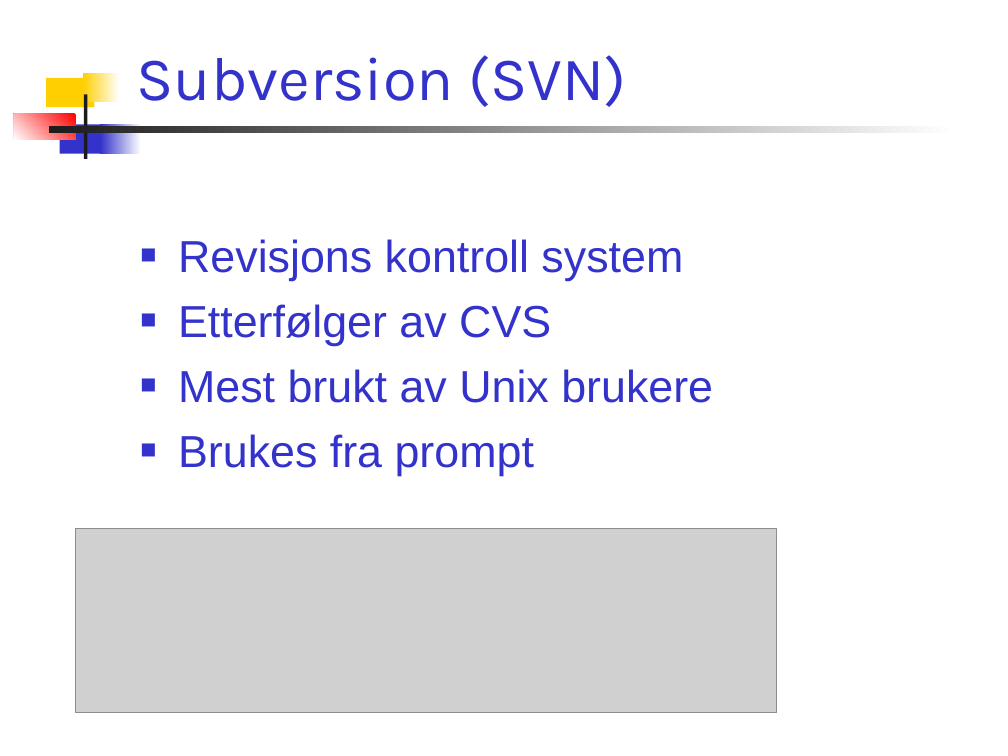
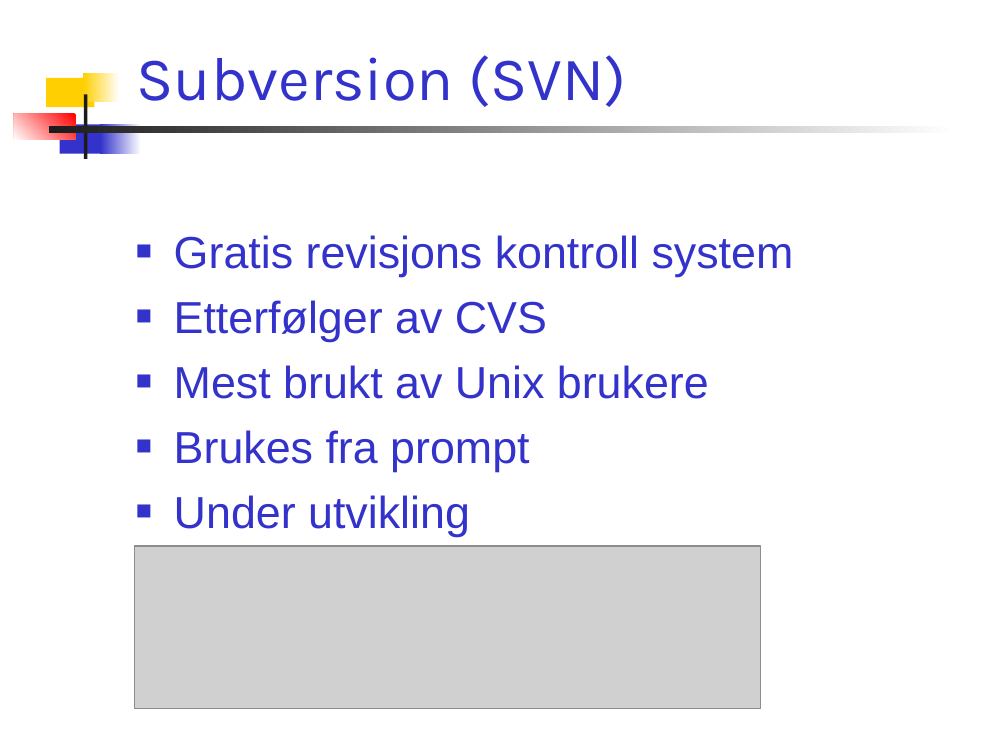
Before and after one commit to chucker/AnkhSVN, a slide deck: slide 5 of doc/powerpoint/Subversion_addin_for_VS.NET.ppt (slide 4 before the commit). Drawn at 1008x756 pixels with LibreOffice and Linux fonts; fonts in the diff are those of the drawing; grey boxes stand for pictures. Boxes give left, top, right and bottom in pixels: in the first picture for what was removed or moved away, otherwise in the second. Text is boxed around its words. In the diff, an @@ line names an element or a change of style, - is before the commit and + after.

```diff
--- a/doc/powerpoint/Subversion_addin_for_VS.NET.ppt
+++ b/doc/powerpoint/Subversion_addin_for_VS.NET.ppt
@@ text at [174,235,794,277]: text changed @@
-■ Revisjons kontroll system
+■ Gratis revisjons kontroll system
@@ text at [174,495,470,537]: paragraph added @@
+■ Under utvikling
@@ picture: place and size @@
-picture at [76,529,777,713]
+picture at [134,546,760,709]
```
Also in this commit, not shown: 17 other slides changed, 1 slide added.
